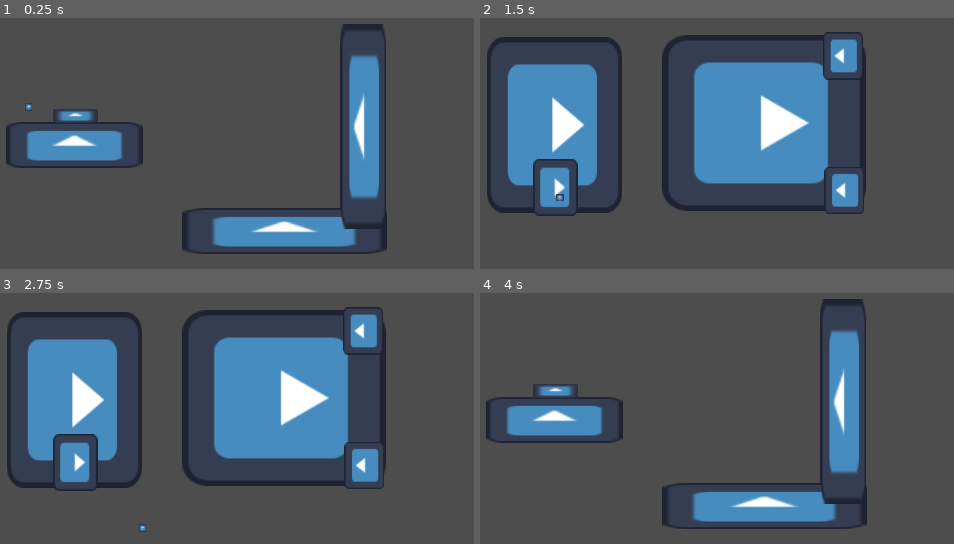
Above: before the commit, frames 1-4 (two rows, left to right).
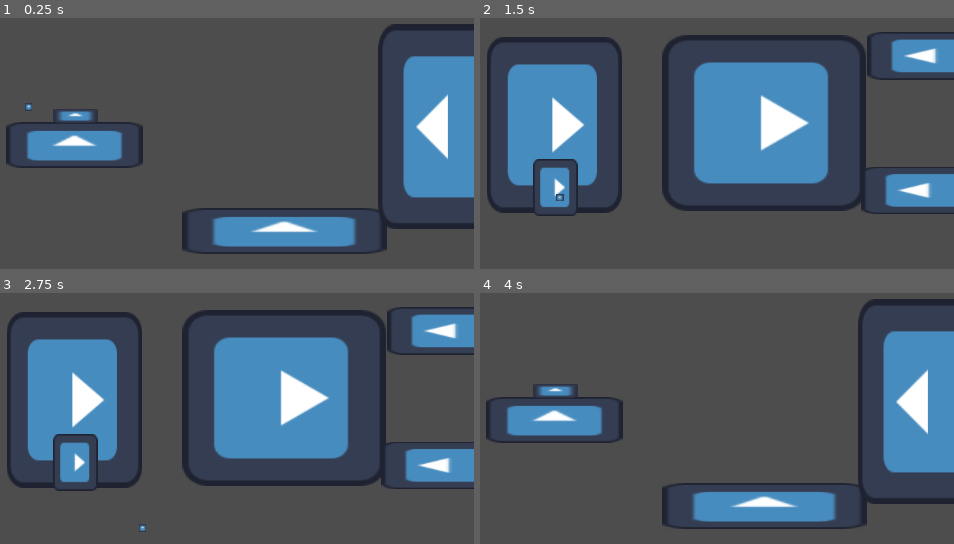
Above: after the commit, the same moments.

Repository: kaqui-null/arcane-alchemists
Game: Godot game, scene res://scenes/tutorial.tscn
Same seed, same stepped clock (60 frames per second), same inputs: the game is played once before the commit and once after it. This scene is started directly instead of the project's main scene. The engine's default icon, where the game draws it, is replaced by a stand-in: a white triangle on a blue panel in a dark square.
Inputs:
- Up to frame 1 (0.25 s): no input
- Up to frame 2 (1.5 s): tap Enter (change_camera) at 0.5, 0.6, 1.35 s; hold D (right) 0.53-1.28 s; tap Space (jump) at 0.77, 1.25 s; hold S (down) from 1.28 s (still down)
- Up to frame 3 (2.75 s): tap Space (jump) at 1.52 s; tap Enter (change_camera) at 2, 2.1 s; release S (down) at 2.03 s; hold D (right) from 2.03 s (still down)
- Up to frame 4 (4 s): tap Space (jump) at 2.75, 3.02, 3.77 s; release D (right) at 2.78 s; hold W (up) 2.78-3.53 s; tap Enter (change_camera) at 2.85, 3.5, 3.6 s; hold A (left) from 3.53 s (still down)

The runs differ from the first frame. In frame 1, 15% of the frame differs, in the area x 71-100%, y 2-85%; in frame 2, 6.7%; in frame 3, 6.7%; in frame 4, 15%.

Commit message:
adicionando status e inicializacao do inimigo

Diff:
--- /dev/null
+++ b/enemy_stats/base_stats.json
@@ -0,0 +1,12 @@
+{
+	"lvl" : 0,
+	"xp" : 0,
+	"hp" : 0,
+	"mp" : 0,
+	"strenght" : 0,
+	"defense" : 0,
+	"magic_defense" : 0,
+	"agility" : 0,
+	"intelligence" : 0,
+	"stamina" : 0
+}
--- /dev/null
+++ b/scenes/enemy.tscn
@@ -0,0 +1,10 @@
+[gd_scene load_steps=3 format=3 uid="uid://dvardgxhoepl7"]
+
+[ext_resource type="Script" uid="uid://coohkmtgavmd3" path="res://scripts/enemy.gd" id="1_md0e3"]
+[ext_resource type="Texture2D" uid="uid://dc6a3tcbuk2hi" path="res://icon.svg" id="2_4ra3w"]
+
+[node name="Enemy" type="Node2D"]
+script = ExtResource("1_md0e3")
+
+[node name="Sprite2D" type="Sprite2D" parent="."]
+texture = ExtResource("2_4ra3w")
--- /dev/null
+++ b/scenes/turn_based_battle.tscn
@@ -0,0 +1,3 @@
+[gd_scene format=3 uid="uid://b73dg3mhrdqhq"]
+
+[node name="TurnBasedBattle" type="Node2D"]
--- a/scenes/tutorial.tscn
+++ b/scenes/tutorial.tscn
@@ -11,10 +11,10 @@
 size = Vector3(3, 1, 4)
 
 [sub_resource type="BoxShape3D" id="BoxShape3D_ph3nu"]
-size = Vector3(4.5, 1, 1)
+size = Vector3(4.5, 3, 1)
 
 [sub_resource type="BoxShape3D" id="BoxShape3D_4kmhl"]
-size = Vector3(4.5, 1, 1)
+size = Vector3(4.5, 3, 1)
 
 [node name="Tutorial" type="Node3D"]
 script = ExtResource("1_ph3nu")
@@ -82,31 +82,31 @@
 transform = Transform3D(1, 0, 0, 0, 1, 0, 0, 0, 1, 0, 1, 0)
 
 [node name="StaticBody3D4" type="StaticBody3D" parent="wall"]
-transform = Transform3D(-4.37114e-08, -1, 0, 1, -4.37114e-08, 0, 0, 0, 1, 5.93616, -1.92972, 1.45768)
+transform = Transform3D(-4.37114e-08, -1, 0, 1, -4.37114e-08, 0, 0, 0, 1, 7.76948, -1.92972, 1.45768)
 
 [node name="CollisionShape3D" type="CollisionShape3D" parent="wall/StaticBody3D4"]
 transform = Transform3D(1, 0, 0, 0, 1, 0, 0, 0, 1, 0.832536, -0.5, 0)
 shape = SubResource("BoxShape3D_ph3nu")
 
 [node name="top" type="Sprite3D" parent="wall/StaticBody3D4"]
-transform = Transform3D(-3.6149e-08, 0, 1, 1.05879e-22, 0.695205, 0, -0.826993, 0, -4.37114e-08, 3.13263, -0.521846, 0)
+transform = Transform3D(-3.61493e-08, 1.27316e-29, 1, 1.0588e-22, 2.275, -1.74684e-37, -0.827, 2.91266e-22, -4.37114e-08, 3.13263, -0.521846, 0)
 texture = ExtResource("3_cq4me")
 
 [node name="side" type="Sprite3D" parent="wall/StaticBody3D4"]
-transform = Transform3D(3.57, 0, 0, 0, 0.785, 0, 0, 0, 0.715, 0.833, -0.5, 0.5)
+transform = Transform3D(3.57, 0, 0, 0, 2.355, 0, 0, 0, 0.715, 0.833, -0.5, 0.5)
 texture = ExtResource("3_cq4me")
 
 [node name="StaticBody3D5" type="StaticBody3D" parent="wall"]
-transform = Transform3D(-4.37114e-08, -1, 0, 1, -4.37114e-08, 0, 0, 0, 1, 5.90706, -1.91655, -1.53612)
+transform = Transform3D(-4.37114e-08, -1, 0, 1, -4.37114e-08, 0, 0, 0, 1, 7.91404, -1.91655, -1.53612)
 
 [node name="CollisionShape3D" type="CollisionShape3D" parent="wall/StaticBody3D5"]
 transform = Transform3D(1, 0, 0, 0, 1, 0, 0, 0, 1, 0.832536, -0.5, 0)
 shape = SubResource("BoxShape3D_4kmhl")
 
 [node name="side" type="Sprite3D" parent="wall/StaticBody3D5"]
-transform = Transform3D(3.57, 0, 0, 0, 0.785, 0, 0, 0, 0.715, 0.833, -0.5, 0.5)
+transform = Transform3D(3.57, 0, 0, 0, 2.355, 0, 0, 0, 0.715, 0.833, -0.5, 0.5)
 texture = ExtResource("3_cq4me")
 
 [node name="top" type="Sprite3D" parent="wall/StaticBody3D5"]
-transform = Transform3D(-3.6149e-08, 0, 1, 1.05879e-22, 0.695205, 0, -0.826993, 0, -4.37114e-08, 3.13263, -0.521846, 0)
+transform = Transform3D(-3.61493e-08, 1.28715e-29, 1, 1.0588e-22, 2.3, -1.74684e-37, -0.827, 2.94466e-22, -4.37114e-08, 3.13263, -0.521846, 0)
 texture = ExtResource("3_cq4me")
--- /dev/null
+++ b/scripts/enemy.gd
@@ -0,0 +1,35 @@
+extends Node2D
+# hp = hp + (stamina/4)*lvl + if(lvl is div by 5) add 30
+# mp = mp + (intelligence/4)*(lvl/2) + if(lvl is div by 10) add 30
+# other = +2 per lvl + rand(0,2) each per lvl (for now)
+
+# attack -> strenght
+# dmg = floor(rand(attack, 2*attack) - Defense)
+# accuracy = 100 + 40(if target blind) - 40(if attacker blind) + 40(if target is weak)
+# hit = 100*agility*(1/4 of mag. def. if mag attack) / 256(max value) -> if accuracy > hit: hit()
+# heal = (5, 10, 20, 40 by spell lvl)*lvl % of max life : cap 100%
+# attack_spell_dmg = floor(rand(int, 2*int) - mag. def.) * 2(if weak) * 1/2(if resist) * 1 (if absorb)
+
+@export var stats = {}
+@export var stat_keys = {}
+@export var stat_values = {}
+
+func _init() -> void:
+	var stat_file = FileAccess.open('res://enemy_stats/base_stats.json', FileAccess.READ)
+	var stat_string = stat_file.get_as_text()
+	stat_file.close()
+	var json = JSON.new()
+	var error = json.parse(stat_string)
+	if error == OK:
+		stats = json.data
+
+	stat_keys = stats.keys()
+	stat_values = stats.values()
+
+func _physics_process(delta: float) -> void:
+
+	print(stat_keys)
+	print(stat_values)
+
+func attack():
+	pass
Not shown, added: scripts/enemy.gd.uid
